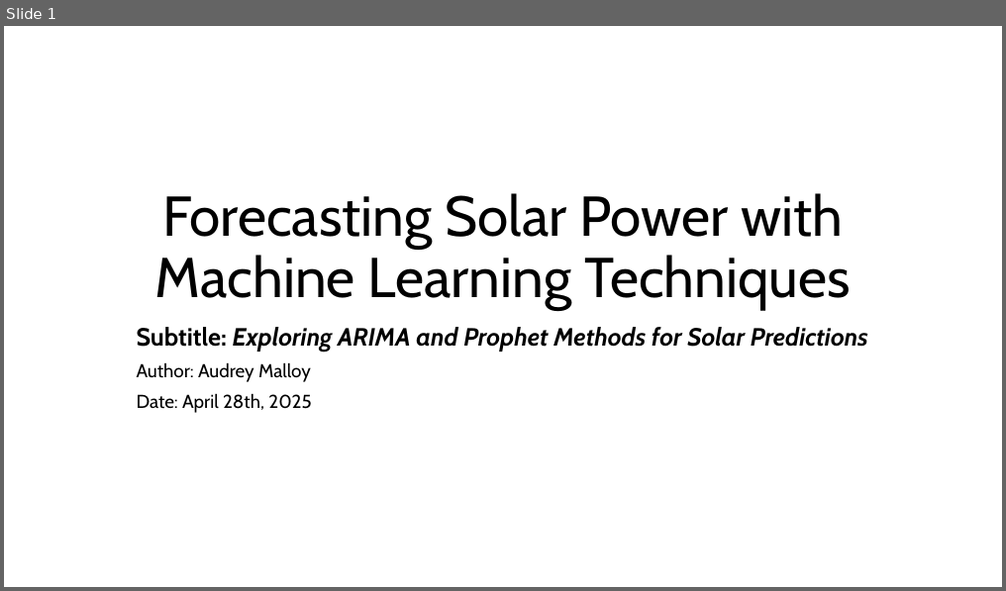
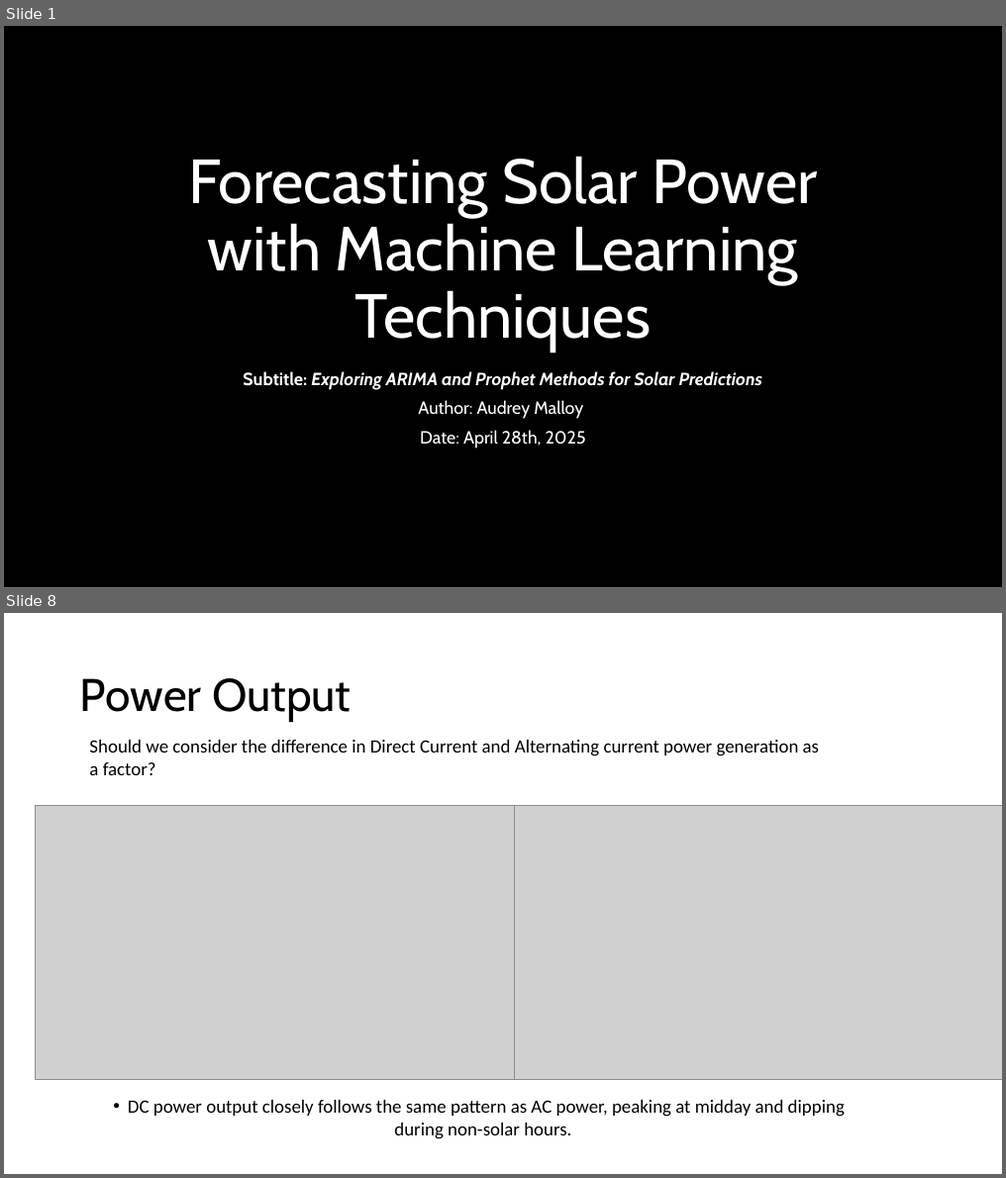
Before and after one commit to audreymalloy/Springboard_DataScience, a slide deck: Capstone-3-Solar/Documentation/Capstone_3_Final_Presentation_Malloy.pptx. Shown one above the other, each under a label of ours: slide 1 before the commit, slides 1 and 8 after it; the slides between them are not shown. The pictures are 1006x591 and 1006x1178 pixels, drawn with LibreOffice and Linux fonts; fonts in the diff are those of the drawing; grey boxes stand for pictures; background and template pictures are left out. Boxes give left, top, right and bottom in pixels: in the first picture for what was removed or moved away, otherwise in the second. Text is boxed around its words. In the diff, an @@ line names an element or a change of style, - is before the commit and + after.

```diff
--- a/Capstone-3-Solar/Documentation/Capstone_3_Final_Presentation_Malloy.pptx
+++ b/Capstone-3-Solar/Documentation/Capstone_3_Final_Presentation_Malloy.pptx
@@ slide 8 added at bbox=[4, 613, 1002, 1174], background #FFFFFF @@
@@ title added at bbox=[80, 678, 351, 722], 44 pt, text #000000 @@
+Power Output
@@ text added at bbox=[89, 740, 819, 775], 18 pt, text #000000 @@
+Should we consider the difference in Direct Current and Alternating current power generation as a factor?
@@ picture added at bbox=[35, 806, 514, 1081] @@
@@ picture added at bbox=[514, 806, 1002, 1081] @@
@@ text added at bbox=[128, 1100, 845, 1140], 18 pt, text #000000 @@
+• DC power output closely follows the same pattern as AC power, peaking at midday and dipping during non-solar hours.
@@ slide 1 changed as well @@
@@ background #FFFFFF to picture (left out) @@
@@ title "Forecasting Solar Power with Machine ..." at bbox=[188, 156, 817, 352]: size 54 to 60 pt, text colour #000000 to #FFFFFF @@
@@ subtitle "Subtitle: Exploring ARIMA and Prophet ...": place and size @@
-subtitle "Subtitle: Exploring ARIMA and Prophet ..." at bbox=[137, 327, 868, 413]
+subtitle "Subtitle: Exploring ARIMA and Prophet ..." at bbox=[243, 372, 762, 449]
@@ subtitle "Subtitle: Exploring ARIMA and Prophet ..." at bbox=[243, 372, 762, 449]: size 24 to 17 pt in "Subtitle: Exploring ARIMA and Prophet Methods for ..."; text colour #000000 to #FFFFFF; size 18 to 17 pt in "Author: Audrey Malloy", "Date: April 28th, 2025"; alignment left to centre @@
```
Also in this commit, not shown: 18 other slides added, 8 slides removed, 2 other files.
